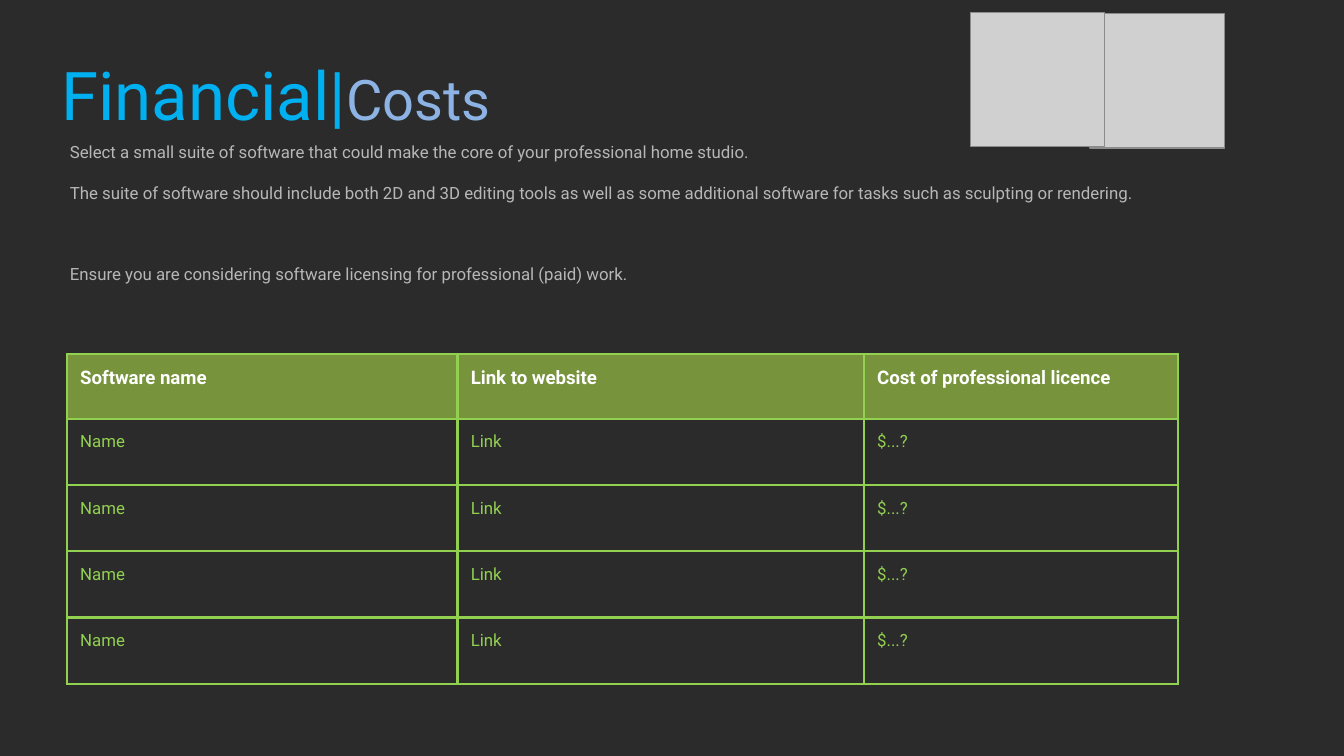
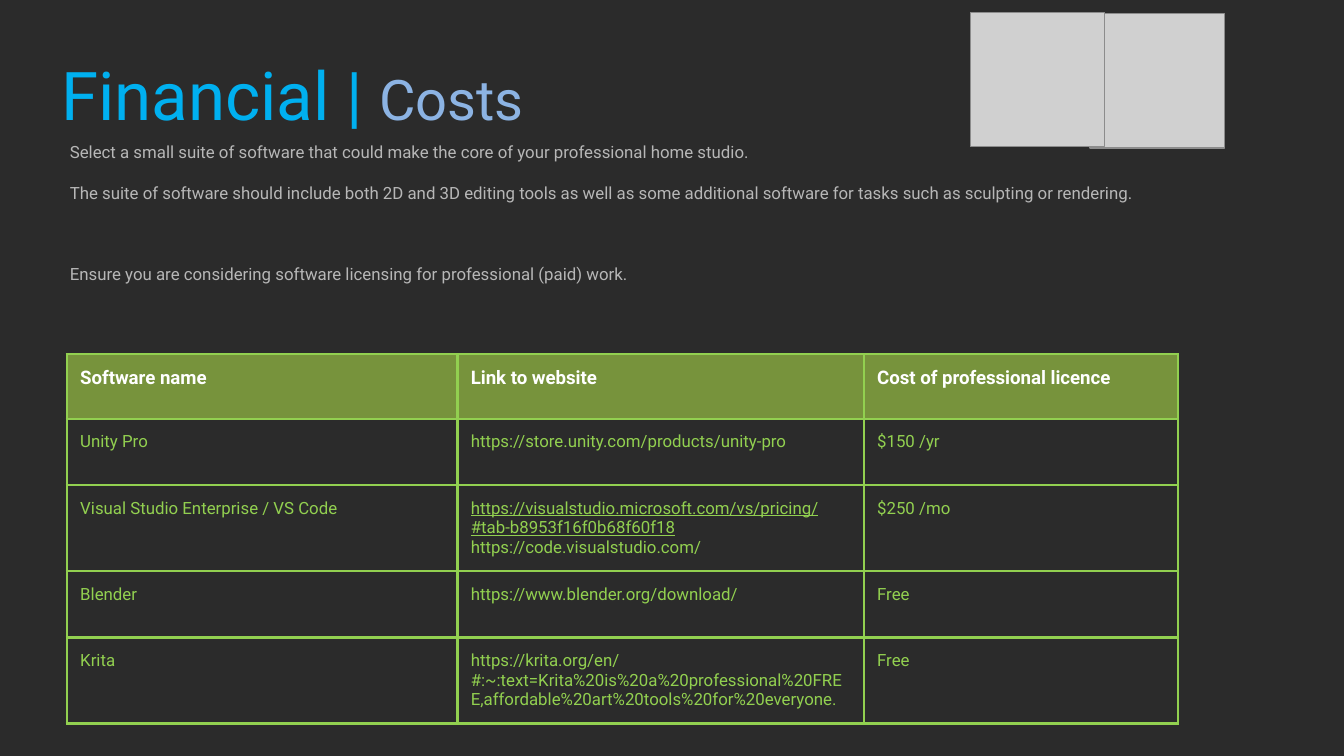
Before and after one commit to Dinoboy173/ProfStud, a slide deck: slide 29 of Class1/NOT DONE 2021_Professional_Studies_1_YourName.pptx. Drawn at 1344x756 pixels with LibreOffice and Linux fonts; fonts in the diff are those of the drawing; grey boxes stand for pictures; background and template pictures are left out; a plain dark background stands for a picture behind light text. Boxes give left, top, right and bottom in pixels: in the first picture for what was removed or moved away, otherwise in the second. Text is boxed around its words. In the diff, an @@ line names an element or a change of style, - is before the commit and + after.

```diff
--- a/Class1/NOT DONE 2021_Professional_Studies_1_YourName.pptx
+++ b/Class1/NOT DONE 2021_Professional_Studies_1_YourName.pptx
@@ title at [61, 69, 523, 121]: spaces changed @@
-Financial|Costs
+Financial | Costs
@@ table at [67, 355, 1179, 727] @@
-row 2: Name | Link | $...?
+row 2: Unity Pro | https://store.unity.com/products/unity-pro | $150 /yr
-row 3: Name | Link | $...?
+row 3: Visual Studio Enterprise / VS Code | https://visualstudio.microsoft.com/vs/pricing/#tab-b8953f16f0b68f60f18 / https://code.visualstudio.com/ | $250 /mo
-row 4: Name | Link | $...?
+row 4: Blender | https://www.blender.org/download/ | Free
-row 5: Name | Link | $...?
+row 5: Krita | https://krita.org/en/#:~:text=Krita%20is%20a%20professional%20FREE,affordable%20art%20tools%20for%20everyone. | Free
```
Also in this commit, not shown: 11 other slides changed.
